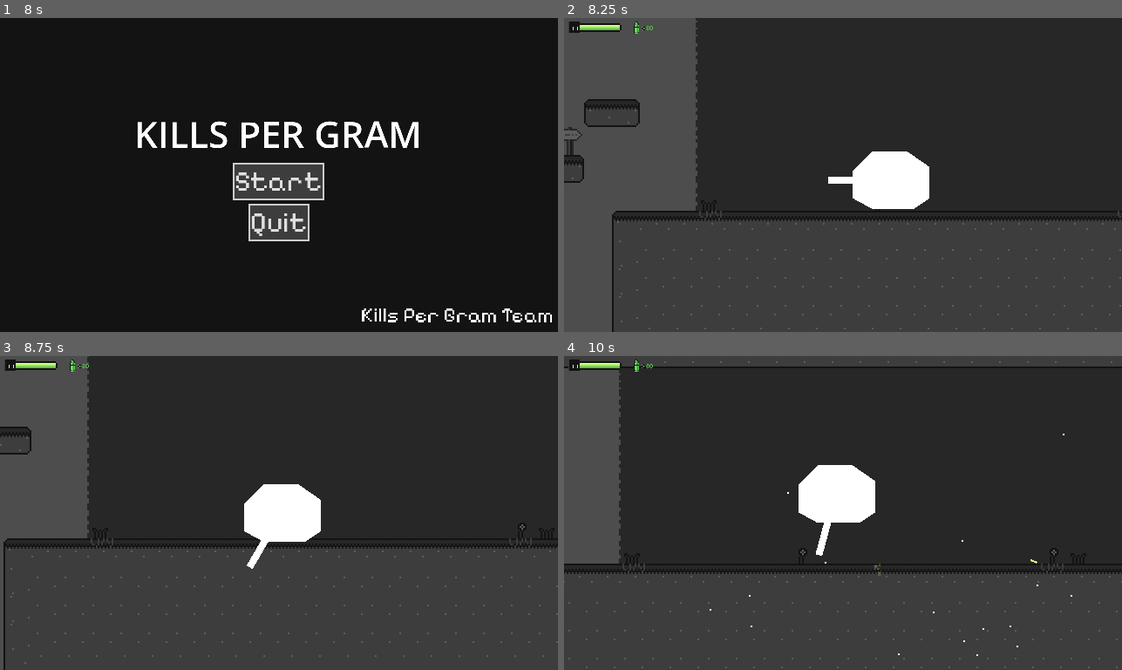
Above: before the commit, frames 1-4 (two rows, left to right).
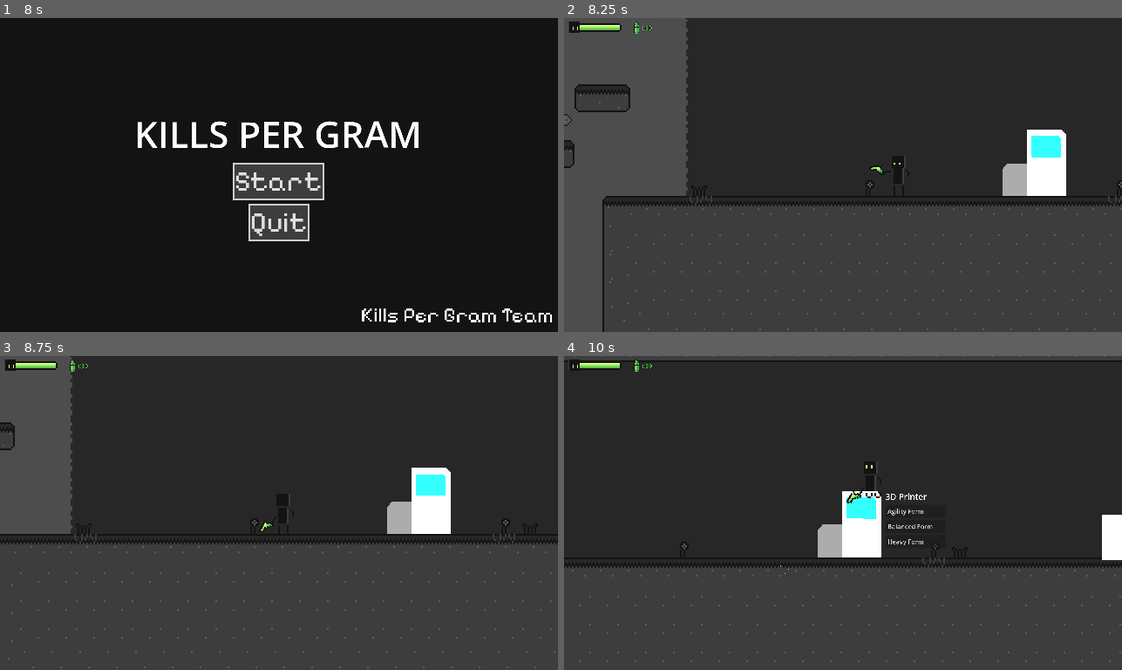
Above: after the commit, the same moments.

Repository: AngelSantiagoPK/KPG
Game: Godot game, scene res://Scenes/Levels/splash_transition.tscn
Same seed, same stepped clock (60 frames per second), same inputs: the game is played once before the commit and once after it.
Inputs (mouse positions are in pixels of both pictures, inside the frame that each line leads up to):
- Up to frame 1 (8 s): tap Enter at 0.5, 2, 4.25 s; move the mouse to (306, 175) at 0.52 s; hold D (move_right) 0.53-2.03 s; right-click (306, 175) at 0.6 s; tap W (jump) at 0.77, 1.52, 3.02, 3.77, 4.52, 6.02, 6.77, 7.52 s; tap Space at 1.25, 2.75, 5.75 s; move the mouse to (251, 175) at 1.27 s; click (251, 175) at 1.35 s; move the mouse to (290, 168) at 2.02 s; hold A (move_left) 2.03-2.78 s; right-click (290, 168) at 2.1 s; move the mouse to (273, 181) at 2.77 s; hold D (move_right) 2.78-4.28 s; click (273, 181) at 2.85 s; move the mouse to (323, 178) at 3.52 s; right-click (323, 178) at 3.6 s; move the mouse to (234, 171) at 4.27 s; hold S (move_down) 4.28-5.03 s; click (234, 171) at 4.35 s; move the mouse to (284, 175) at 5.02 s; hold D (move_right) 5.03-5.78 s; right-click (284, 175) at 5.1 s; move the mouse to (256, 168) at 5.77 s; hold A (move_left) 5.78-7.28 s; click (256, 168) at 5.85 s; move the mouse to (306, 175) at 6.52 s; right-click (306, 175) at 6.6 s; move the mouse to (251, 175) at 7.27 s; hold D (move_right) from 7.28 s (still down); click (251, 175) at 7.35 s
- Up to frame 2 (8.25 s): release D (move_right) at 8 s; click "Start" at 8 s
- Up to frame 3 (8.75 s): no input
- Up to frame 4 (10 s): move the mouse to (898, 443) at 8.77 s; hold D (move_right) from 8.78 s (still down); right-click (898, 443) at 8.85 s; move the mouse to (815, 575) at 9.52 s; click (815, 575) at 9.6 s; tap W (jump) at 9.77 s

Frame 1 is identical in both runs. In frame 2, 8.9% of the frame differs, in the area x 0-100%, y 0-100%; in frame 3, 8.2%; in frame 4, 13%.

Commit message:
basic printer functions

Diff:
--- a/Scenes/Characters/player.tscn
+++ b/Scenes/Characters/player.tscn
@@ -368,6 +368,8 @@
 }
 autoplay = "Normal"
 
+[node name="RemoteTransform2D" type="RemoteTransform2D" parent="."]
+
 [connection signal="area_entered" from="Hurtbox" to="." method="_on_hurtbox_area_entered"]
 
 [editable path="Hurtbox"]
--- a/Scenes/Characters/player_tank.tscn
+++ b/Scenes/Characters/player_tank.tscn
@@ -8,7 +8,8 @@
 [sub_resource type="RectangleShape2D" id="RectangleShape2D_su20v"]
 size = Vector2(44, 24)
 
-[node name="PlayerTank" type="CharacterBody2D"]
+[node name="PlayerTank" type="CharacterBody2D" groups=["Player"]]
+collision_layer = 2
 script = ExtResource("1_xrgca")
 movement_data = ExtResource("2_1wjft")
 stats = ExtResource("3_1jh5n")
--- a/Scenes/Levels/prototype.tscn
+++ b/Scenes/Levels/prototype.tscn
@@ -1,10 +1,11 @@
-[gd_scene load_steps=42 format=3 uid="uid://dys3v30m52x67"]
+[gd_scene load_steps=43 format=3 uid="uid://dys3v30m52x67"]
 
 [ext_resource type="Texture2D" uid="uid://dfijrhi1a1x40" path="res://Textures/Tiles/Ground.png" id="1_m83gm"]
 [ext_resource type="Texture2D" uid="uid://dtgfhxea5ctv7" path="res://Textures/Tiles/Waterfall.png" id="1_p228c"]
 [ext_resource type="Script" path="res://Scripts/Levels/prototype.gd" id="1_rt60y"]
 [ext_resource type="Texture2D" uid="uid://51injiymv7tk" path="res://Textures/Tiles/Nature Props.png" id="2_8fny1"]
 [ext_resource type="Texture2D" uid="uid://dw6rcuunjyiya" path="res://Textures/Tiles/Cloud.png" id="2_usyrd"]
+[ext_resource type="PackedScene" uid="uid://dvjodc5t5wxm1" path="res://Scenes/Characters/player.tscn" id="3_6w6er"]
 [ext_resource type="PackedScene" uid="uid://daotvtptr6kby" path="res://Scenes/Characters/bat.tscn" id="4_mrihv"]
 [ext_resource type="Script" path="res://Scripts/Resources/stats.gd" id="5_cyf1f"]
 [ext_resource type="Texture2D" uid="uid://tjcbe8yuu2sc" path="res://Textures/Tiles/Cave.png" id="5_n36lt"]
@@ -14,7 +15,7 @@
 [ext_resource type="PackedScene" uid="uid://gjbo06qhflpe" path="res://Scenes/UI/health_bar.tscn" id="10_1b5sh"]
 [ext_resource type="FontFile" uid="uid://cdinhkbw5qcbu" path="res://Fonts/PixelifySans-Regular.ttf" id="14_p7fqh"]
 [ext_resource type="Shader" path="res://Shaders/Chromatic Abberation.gdshader" id="15_1wrpn"]
-[ext_resource type="PackedScene" uid="uid://bjhsifphtlmrq" path="res://Scenes/Characters/player_tank.tscn" id="18_hr4sg"]
+[ext_resource type="PackedScene" uid="uid://bj21w4yegpyrc" path="res://Scenes/Props/printer.tscn" id="18_h3mis"]
 [ext_resource type="Texture2D" uid="uid://b2y0y38ayncla" path="res://Textures/Props/Checkpoint.png" id="18_jwh8p"]
 [ext_resource type="PackedScene" uid="uid://bd5hdyqs2eiwd" path="res://Scenes/Props/destructible.tscn" id="19_fb7k4"]
 
@@ -961,9 +962,6 @@
 theme_override_styles/normal = SubResource("StyleBoxFlat_6dbr0")
 text = "Main Menu"
 
-[node name="PlayerTank" parent="." instance=ExtResource("18_hr4sg")]
-position = Vector2(688, 192)
-
 [node name="Destructibles" type="Node2D" parent="."]
 
 [node name="Destructible" parent="Destructibles" instance=ExtResource("19_fb7k4")]
@@ -983,6 +981,12 @@
 
 [node name="Destructible6" parent="Destructibles" instance=ExtResource("19_fb7k4")]
 position = Vector2(952, 170)
+
+[node name="Printer" parent="." instance=ExtResource("18_h3mis")]
+position = Vector2(781, 224)
+
+[node name="Player" parent="." instance=ExtResource("3_6w6er")]
+position = Vector2(698, 214)
 
 [connection signal="body_entered" from="Borders/Border" to="." method="_on_border_body_entered"]
 [connection signal="body_entered" from="Borders/Border2" to="." method="_on_border_body_entered"]
--- /dev/null
+++ b/Scenes/Props/printer.tscn
@@ -0,0 +1,72 @@
+[gd_scene load_steps=3 format=3 uid="uid://bj21w4yegpyrc"]
+
+[ext_resource type="Script" path="res://Scripts/Props/printer.gd" id="1_y1w2s"]
+
+[sub_resource type="RectangleShape2D" id="RectangleShape2D_finox"]
+size = Vector2(74, 126)
+
+[node name="Printer" type="Area2D"]
+scale = Vector2(0.3, 0.3)
+collision_mask = 2
+script = ExtResource("1_y1w2s")
+
+[node name="CollisionShape2D" type="CollisionShape2D" parent="."]
+position = Vector2(7, -63)
+shape = SubResource("RectangleShape2D_finox")
+
+[node name="PrinterPoly" type="Polygon2D" parent="."]
+polygon = PackedVector2Array(-31, -126, 36, -126, 44, -117, 44, 0, -31, 0)
+metadata/_edit_group_ = true
+
+[node name="Polygon2D" type="Polygon2D" parent="PrinterPoly"]
+color = Color(0.203922, 1, 1, 1)
+polygon = PackedVector2Array(-23, -114, 30, -114, 34, -109, 34, -73, -23, -74)
+
+[node name="Polygon2D2" type="Polygon2D" parent="PrinterPoly"]
+color = Color(0.676879, 0.676879, 0.676879, 1)
+polygon = PackedVector2Array(-31, -62, -68, -62, -78, -51, -78, 0, -31, 0)
+
+[node name="PrinterSpawnMarker" type="Marker2D" parent="."]
+position = Vector2(-84, -82)
+
+[node name="UI Container" type="VBoxContainer" parent="."]
+anchors_preset = 15
+anchor_right = 1.0
+anchor_bottom = 1.0
+offset_left = 52.0
+offset_top = -127.0
+offset_right = 168.0
+offset_bottom = 1.0
+grow_horizontal = 2
+grow_vertical = 2
+size_flags_horizontal = 4
+size_flags_vertical = 4
+
+[node name="Name" type="Label" parent="UI Container"]
+layout_mode = 2
+size_flags_vertical = 8
+text = "3D Printer"
+
+[node name="Form01" type="Button" parent="UI Container"]
+layout_mode = 2
+theme_override_font_sizes/font_size = 12
+text = "Agility Form"
+alignment = 0
+
+[node name="Form02" type="Button" parent="UI Container"]
+layout_mode = 2
+theme_override_font_sizes/font_size = 12
+text = "Balanced Form"
+alignment = 0
+
+[node name="Form03" type="Button" parent="UI Container"]
+layout_mode = 2
+theme_override_font_sizes/font_size = 12
+text = "Heavy Form"
+alignment = 0
+
+[connection signal="body_entered" from="." to="." method="_on_body_entered"]
+[connection signal="body_exited" from="." to="." method="_on_body_exited"]
+[connection signal="pressed" from="UI Container/Form01" to="." method="_on_form_01_pressed"]
+[connection signal="pressed" from="UI Container/Form02" to="." method="_on_form_02_pressed"]
+[connection signal="pressed" from="UI Container/Form03" to="." method="_on_form_03_pressed"]
--- a/Scripts/Characters/Player/player.gd
+++ b/Scripts/Characters/Player/player.gd
@@ -6,6 +6,8 @@
 @export var movement_data : MovementData
 @export var stats : Stats
 @export var active: bool = true
+@export var camera : Camera2D
+@onready var camera_ref: String = get_tree().get_first_node_in_group("Camera").get_path()
 
 #Refrences
 @onready var animator : AnimatedSprite2D = $AnimatedSprite2D
@@ -14,8 +16,7 @@
 @onready var hand : Node2D = $Hand
 @onready var pistol : Sprite2D = $Hand/Pivot/Pistol
 @onready var pistol_bullet_marker : Marker2D = $Hand/Pivot/Pistol/PistolBulletMarker
-
-@export var camera : Camera2D
+@onready var remote: RemoteTransform2D = $RemoteTransform2D
 
 #Load Scenes
 @onready var muzzle_load : PackedScene = preload("res://Scenes/Particles/muzzle.tscn")
@@ -125,3 +126,10 @@
 	get_tree().current_scene.add_child(death_particle)
 	EventManager.player_died.emit()
 	queue_free()
+
+func active_camera(activation: bool) -> void:
+	if activation:
+		remote.remote_path = camera_ref
+		camera = get_tree().get_first_node_in_group("Camera")
+	else:
+		remote.remote_path = ""
--- a/Scripts/Characters/Tank/player_tank.gd
+++ b/Scripts/Characters/Tank/player_tank.gd
@@ -35,7 +35,6 @@
 
 func _ready():
 	stats.health = stats.max_health
-	active_camera(true)
 
 func _physics_process(delta):
 	apply_gravity(delta)
--- a/Scripts/Levels/prototype.gd
+++ b/Scripts/Levels/prototype.gd
@@ -7,10 +7,12 @@
 #Refrences
 @onready var main_menu_button : Button = $UI/MainMenu
 @onready var chromatic_abberation : ColorRect = $UI/ChromaticAbberation
+@onready var player: CharacterBody2D = $Player
 
 func _ready():
 	EventManager.player_died.connect(player_died)
 	EventManager.frame_freeze.connect(frame_freeze)
+	player.active_camera(true)
 
 func player_died():
 	main_menu_button.visible = true
--- /dev/null
+++ b/Scripts/Props/printer.gd
@@ -0,0 +1,52 @@
+class_name Printer
+extends Area2D
+
+var interactible: bool = false
+var object: Node2D = null
+var form_01_loaded: PackedScene = preload("res://Scenes/Characters/player.tscn")
+var form_02_loaded: PackedScene = preload("res://Scenes/Characters/player.tscn")
+var form_03_loaded: PackedScene = preload("res://Scenes/Characters/player_tank.tscn")
+@onready var ui_container: VBoxContainer = $"UI Container"
+@onready var printer_spawn_marker: Marker2D = $PrinterSpawnMarker
+
+func _physics_process(_delta: float) -> void:
+	ui_container.set_visible(interactible)
+
+func _on_body_entered(body: Node2D) -> void:
+	if body.is_in_group("Player"):
+		interactible = true
+		object = body
+
+func _on_body_exited(body: Node2D) -> void:
+	if body.is_in_group("Player"):
+		interactible = false
+		object = null
+
+func print_form(form_number: int) -> void:
+	if not form_number is int:
+		return
+
+	var form
+	match form_number:
+		1:
+			#TODO: Add form_01
+			pass
+		2:
+			form = form_02_loaded.instantiate()
+		3:
+			form = form_03_loaded.instantiate()
+
+	form.global_position = printer_spawn_marker.global_position
+	get_tree().current_scene.add_child(form)
+	form.active_camera(true)
+	object.active_camera(false)
+	object.queue_free()
+
+func _on_form_01_pressed() -> void:
+	pass # Replace with function body.
+
+func _on_form_02_pressed() -> void:
+	print_form(2)
+
+func _on_form_03_pressed() -> void:
+	print_form(3)
--- a/project.godot
+++ b/project.godot
@@ -31,6 +31,10 @@
 window/size/window_height_override=720
 window/stretch/mode="canvas_items"
 mouse_cursor/custom_image="res://Textures/UI/Mouse.png"
+
+[global_group]
+
+Player=""
 
 [input]
 
